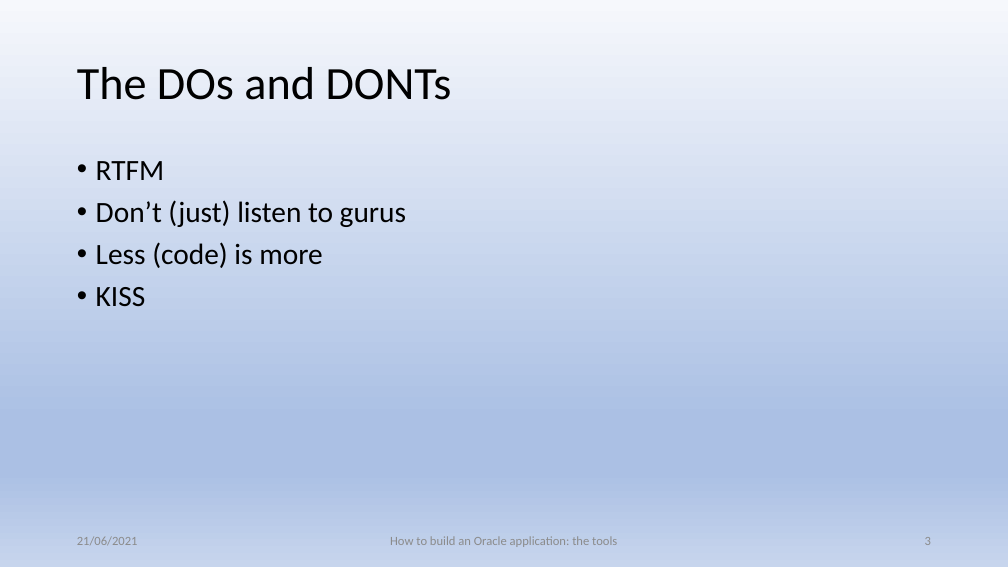
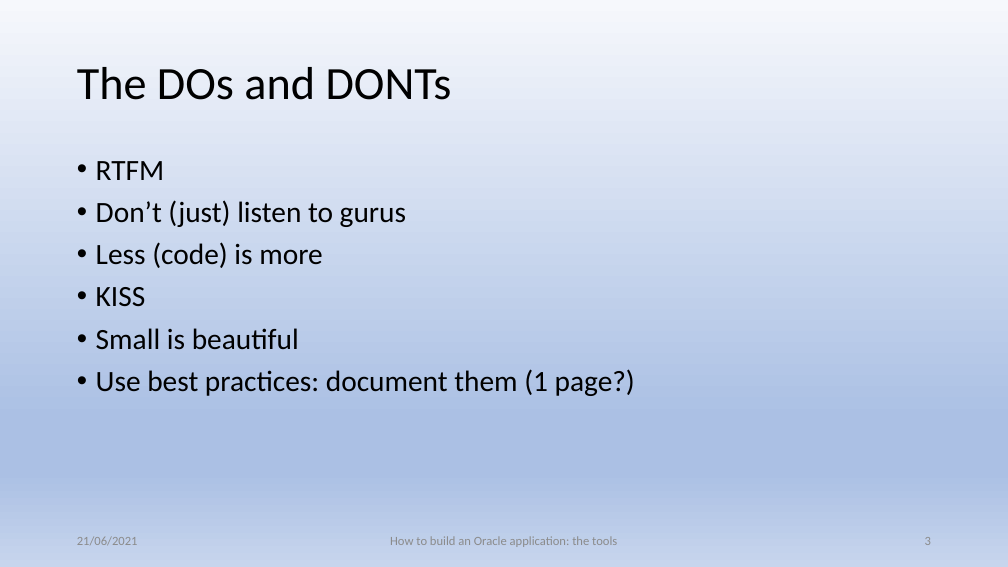
Before and after one commit to paulissoft/paulissoft, a slide deck: slide 3 of How to build an Oracle application - the tools.pptx. Drawn at 1008x567 pixels with LibreOffice and Linux fonts; fonts in the diff are those of the drawing; background and template pictures are left out. Boxes give left, top, right and bottom in pixels: in the first picture for what was removed or moved away, otherwise in the second. Text is boxed around its words. In the diff, an @@ line names an element or a change of style, - is before the commit and + after.

Commit message:
Documenten gewijzigd.

```diff
--- a/How to build an Oracle application - the tools.pptx
+++ b/How to build an Oracle application - the tools.pptx
@@ text at [96, 328, 635, 396]: paragraphs added @@
+• Small is beautiful
+• Use best practices: document them (1 page?)
```
Also in this commit, not shown: 1 other slide changed, 1 slide added, 1 other file.
